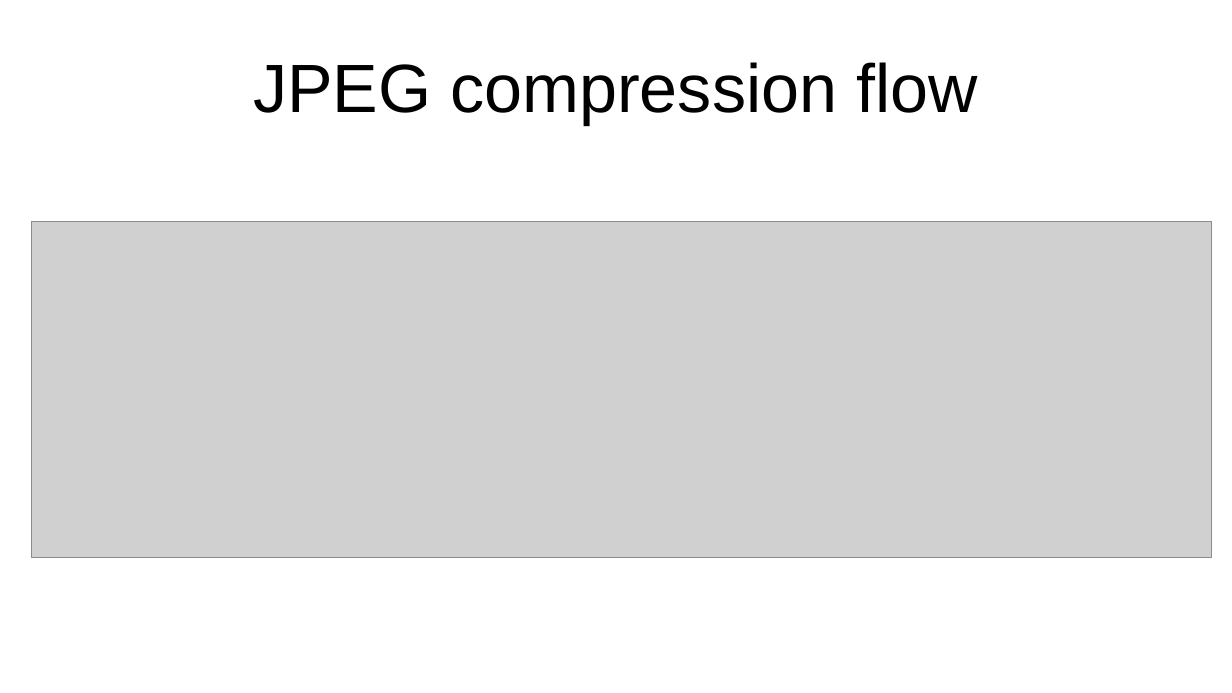
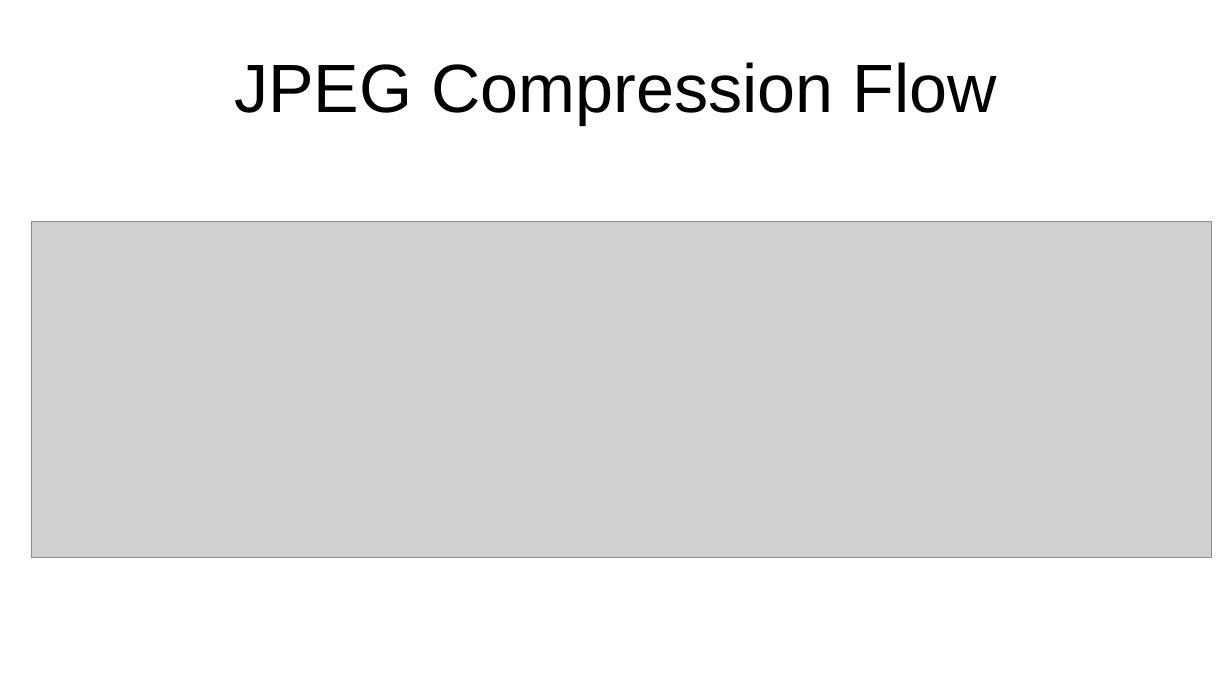
Before and after one commit to il-pist/JPEG_cuda, a slide deck: slide 4 of nanojpeg/doc/NanoJPEG CUDA presentazione.odp (slide 7 before the commit). Drawn at 1232x693 pixels with LibreOffice and Linux fonts; fonts in the diff are those of the drawing; grey boxes stand for pictures. Boxes give left, top, right and bottom in pixels: in the first picture for what was removed or moved away, otherwise in the second. Text is boxed around its words. In the diff, an @@ line names an element or a change of style, - is before the commit and + after.

```diff
--- a/nanojpeg/doc/NanoJPEG CUDA presentazione.odp
+++ b/nanojpeg/doc/NanoJPEG CUDA presentazione.odp
@@ title at bbox=[234, 62, 996, 125]: text changed @@
-JPEG compression flow
+JPEG Compression Flow
```
Also in this commit, not shown: 6 other slides changed, 1 slide added, 1 other file.
